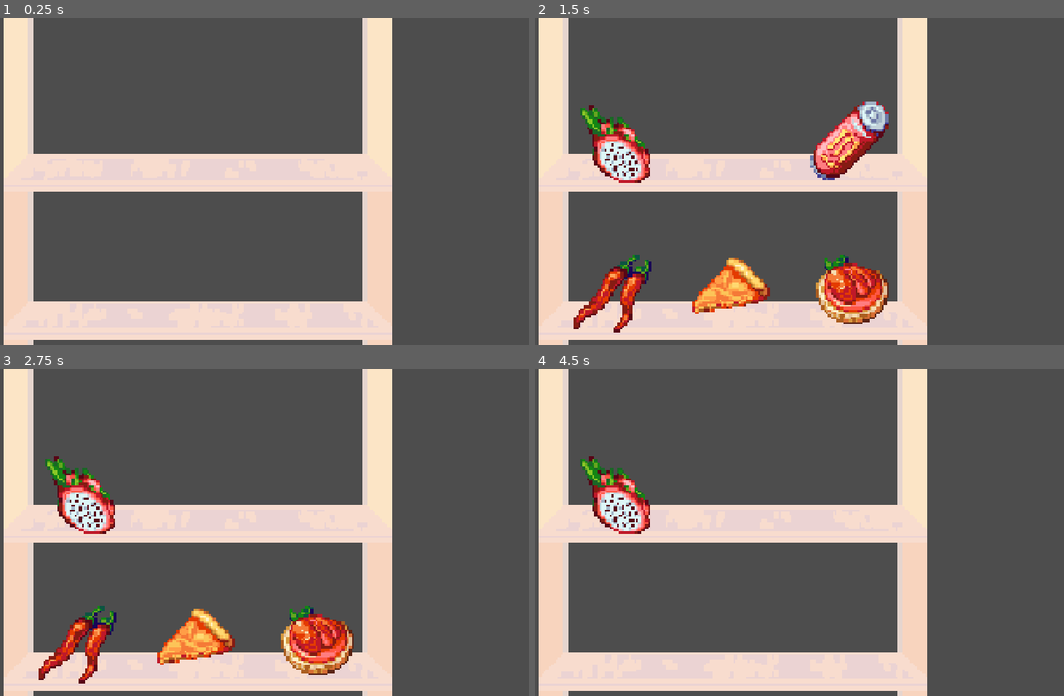
Above: before the commit, frames 1-4 (two rows, left to right).
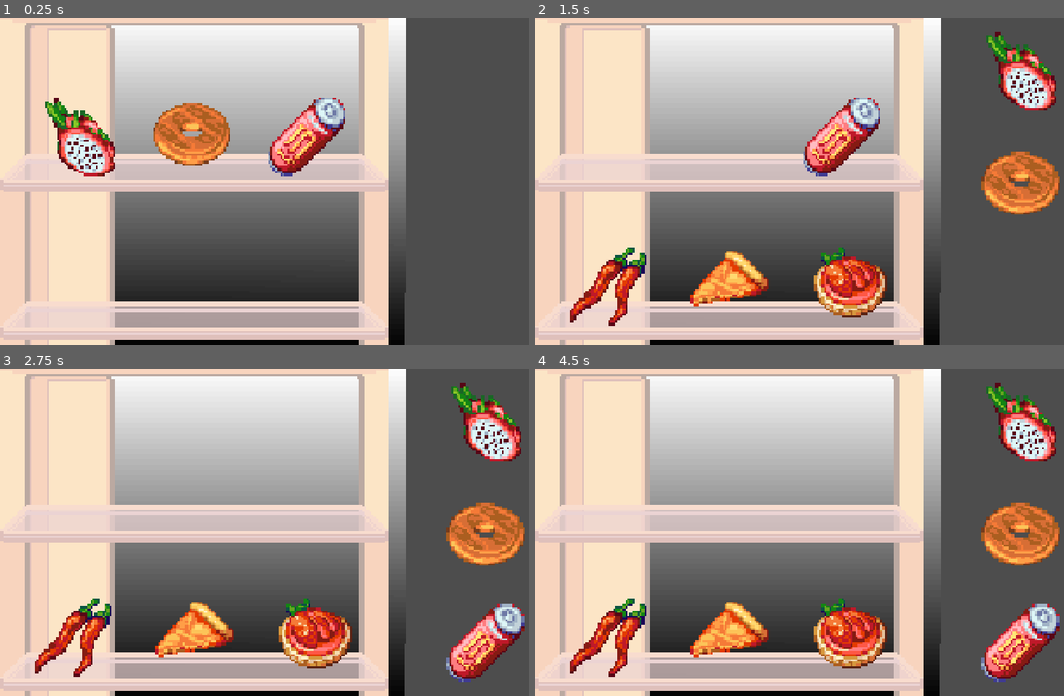
Above: after the commit, the same moments.

Repository: terebigeemu/usydjam
Game: Godot game, scene res://scenes/fridge.tscn
Two runs of this game, one before a commit and one after it. Both use one fixed random seed, a clock stepped at 60 frames per second and the inputs below. This scene is started directly instead of the project's main scene.
Inputs (mouse positions are in pixels of both pictures, inside the frame that each line leads up to):
- Up to frame 1 (0.25 s): no input
- Up to frame 2 (1.5 s): drag from (614, 142) to (852, 138) at 0.52 s; tap Enter at 1.25 s; drag from (730, 145) to (614, 289) at 1.27 s
- Up to frame 3 (2.75 s): tap Space at 2 s; move the mouse to (317, 489) at 2.02 s; click (317, 489) at 2.17 s
- Up to frame 4 (4.5 s): tap Enter at 2.75, 4.25 s; drag from (614, 640) to (730, 496) at 2.77 s; tap Space at 3.5 s; drag from (730, 640) to (852, 489) at 3.52 s; drag from (847, 640) to (852, 489) at 4.27 s

The runs differ from the first frame. In frame 1, 52% of the frame differs, in the area x 0-77%, y 0-100%; in frame 2, 57%; in frame 3, 59%; in frame 4, 60%, in the area x 0-100%, y 0-100%.

Commit message:
inventory

Diff:
--- a/scenes/fridge.tscn
+++ b/scenes/fridge.tscn
@@ -1,7 +1,8 @@
 [gd_scene format=3 uid="uid://ds3b5tal44hr8"]
 
-[ext_resource type="Texture2D" uid="uid://bl3nl31dpjd87" path="res://assets/fridge-inside.png" id="1_npr5r"]
+[ext_resource type="Texture2D" uid="uid://dyhhrqcdonllp" path="res://assets/fridge_inside.png" id="1_ipvyg"]
 [ext_resource type="Script" uid="uid://dfnvvs5s7ml48" path="res://scripts/fridge.gd" id="3_buvrw"]
+[ext_resource type="Script" uid="uid://b0xawac0vvxw5" path="res://scripts/skybox.gd" id="4_husjh"]
 [ext_resource type="Texture2D" uid="uid://ds4lqrf3qse6w" path="res://assets/fruit-art.png" id="7_nm1dx"]
 
 [sub_resource type="AtlasTexture" id="AtlasTexture_t2fjl"]
@@ -1134,16 +1135,23 @@
 
 [sub_resource type="CircleShape2D" id="CircleShape2D_buvrw"]
 
+[sub_resource type="Gradient" id="Gradient_buvrw"]
+
+[sub_resource type="GradientTexture2D" id="GradientTexture2D_u8bke"]
+gradient = SubResource("Gradient_buvrw")
+
 [node name="Fridge" type="Node2D" unique_id=672302043]
 position = Vector2(10, -1)
 script = ExtResource("3_buvrw")
 
 [node name="FridgeInside" type="Sprite2D" parent="." unique_id=62022446]
-position = Vector2(643, 541)
+z_index = -1
+position = Vector2(631, 541)
 scale = Vector2(8, 8)
-texture = ExtResource("1_npr5r")
+texture = ExtResource("1_ipvyg")
 
 [node name="Area1" type="Area2D" parent="." unique_id=2124120713]
+position = Vector2(-2, -22)
 
 [node name="Cell1" type="AnimatedSprite2D" parent="Area1" unique_id=249107901]
 position = Vector2(251.00003, 417)
@@ -1157,6 +1165,7 @@
 shape = SubResource("CircleShape2D_buvrw")
 
 [node name="Area2" type="Area2D" parent="." unique_id=698623990]
+position = Vector2(-11, -27)
 
 [node name="Cell2" type="AnimatedSprite2D" parent="Area2" unique_id=662472063]
 position = Vector2(634, 412)
@@ -1171,6 +1180,7 @@
 shape = SubResource("CircleShape2D_buvrw")
 
 [node name="Area3" type="Area2D" parent="." unique_id=43603100]
+position = Vector2(-27, -14)
 
 [node name="Cell3" type="AnimatedSprite2D" parent="Area3" unique_id=1330796320]
 position = Vector2(1028, 407)
@@ -1184,7 +1194,7 @@
 shape = SubResource("CircleShape2D_buvrw")
 
 [node name="Area4" type="Area2D" parent="." unique_id=1025747186]
-position = Vector2(-1, 0)
+position = Vector2(-16, -24)
 
 [node name="Cell4" type="AnimatedSprite2D" parent="Area4" unique_id=1068781061]
 position = Vector2(247.00002, 911)
@@ -1198,6 +1208,7 @@
 shape = SubResource("CircleShape2D_buvrw")
 
 [node name="Area5" type="Area2D" parent="." unique_id=26352538]
+position = Vector2(-5, -25)
 
 [node name="Cell5" type="AnimatedSprite2D" parent="Area5" unique_id=426618104]
 position = Vector2(637, 889)
@@ -1211,7 +1222,7 @@
 shape = SubResource("CircleShape2D_buvrw")
 
 [node name="Area6" type="Area2D" parent="." unique_id=32644874]
-position = Vector2(3, -7)
+position = Vector2(-4, -29)
 
 [node name="Cell6" type="AnimatedSprite2D" parent="Area6" unique_id=1128920026]
 position = Vector2(1035.0001, 899.00006)
@@ -1253,7 +1264,7 @@
 shape = SubResource("CircleShape2D_buvrw")
 
 [node name="Stash102" type="Area2D" parent="." unique_id=68831125]
-position = Vector2(1327, 489)
+position = Vector2(1340, 489)
 
 [node name="Cell102" type="AnimatedSprite2D" parent="Stash102" unique_id=2144828167]
 position = Vector2(251.00003, 417)
@@ -1274,13 +1285,27 @@
 text = "InitialState"
 
 [node name="Background" type="Sprite2D" parent="." unique_id=880272330]
-
-[connection signal="input_event" from="Area1" to="." method="_on_cell_input_event" binds= [NodePath("Area1/Cell1")]]
-[connection signal="input_event" from="Area2" to="." method="_on_cell_input_event" binds= [NodePath("Area2/Cell2")]]
-[connection signal="input_event" from="Area3" to="." method="_on_cell_input_event" binds= [NodePath("Area3/Cell3")]]
-[connection signal="input_event" from="Area4" to="." method="_on_cell_input_event" binds= [NodePath("Area4/Cell4")]]
-[connection signal="input_event" from="Area5" to="." method="_on_cell_input_event" binds= [NodePath("Area5/Cell5")]]
-[connection signal="input_event" from="Area6" to="." method="_on_cell_input_event" binds= [NodePath("Area6/Cell6")]]
-[connection signal="input_event" from="Stash100" to="." method="_on_cell_input_event" binds= [NodePath("Stash100/Cell100")]]
-[connection signal="input_event" from="Stash101" to="." method="_on_cell_input_event" binds= [NodePath("Stash101/Cell101")]]
-[connection signal="input_event" from="Stash102" to="." method="_on_cell_input_event" binds= [NodePath("Stash102/Cell102")]]
+position = Vector2(4, 8)
+script = ExtResource("4_husjh")
+
+[node name="Sprite2D" type="Sprite2D" parent="Background" unique_id=466734330]
+position = Vector2(16, 1)
+
+[node name="Parallax2D" type="Parallax2D" parent="Background" unique_id=1899894768]
+
+[node name="TextureRect" type="TextureRect" parent="Background" unique_id=1341369736]
+z_index = -10
+offset_left = -28.000004
+offset_top = 1087.0
+offset_right = 35.999996
+offset_bottom = 1151.0
+rotation = -1.5693567
+scale = Vector2(17.310328, 21.097878)
+texture = SubResource("GradientTexture2D_u8bke")
+
+[connection signal="input_event" from="Area1" to="." method="_on_cell_input_event" binds= [NodePath("Area1/Cell1"), 1]]
+[connection signal="input_event" from="Area2" to="." method="_on_cell_input_event" binds= [NodePath("Area2/Cell2"), 2]]
+[connection signal="input_event" from="Area3" to="." method="_on_cell_input_event" binds= [NodePath("Area3/Cell3"), 3]]
+[connection signal="input_event" from="Area4" to="." method="_on_cell_input_event" binds= [NodePath("Area4/Cell4"), 4]]
+[connection signal="input_event" from="Area5" to="." method="_on_cell_input_event" binds= [NodePath("Area5/Cell5"), 5]]
+[connection signal="input_event" from="Area6" to="." method="_on_cell_input_event" binds= [NodePath("Area6/Cell6"), 6]]
--- a/scripts/fridge.gd
+++ b/scripts/fridge.gd
@@ -19,19 +19,25 @@
 var enable_stash_edits = false
 
 # item values (should be equal to frame ids)
+# should initially be empty
 
 const item_empty: int = 157
 
-var item1: int
-var item2: int
-var item3: int
-var item4: int
-var item5: int
-var item6: int
+var item1: int = item_empty
+var item2: int = item_empty
+var item3: int = item_empty
+var item4: int = item_empty
+var item5: int = item_empty
+var item6: int = item_empty
 
-var item100: int
-var item101: int
-var item102: int
+var item100: int = item_empty
+var item101: int = item_empty
+var item102: int = item_empty
+
+# _array		= contains the NodePath
+# _item_array	= contains the item ID (usually congruent with the spritesheet frame ID)
+# cell_array and cell_item_array should generally never diverge except for
+# momentary instances where the frames of a sprite might need to change
 
 @onready var cell_array = [cell1, cell2, cell3, cell4, cell5, cell6]
 @onready var cell_item_array = [item1, item2, item3, item4, item5, item6]
@@ -41,37 +47,42 @@
 
 # Called when the node enters the scene tree for the first time.
 func _ready() -> void:
-
 	# call cutscene? can be done in a diff script
 
 	door_status.text = "init"
+
+	# INIT
 
 	# randomly generate cells 1-6
 
 	# background should be person putting in food
 
-	# cell_array and cell_item_array should generally never diverge except for
-	# momentary instances where the frames of a sprite might need to change
 
-	var n_stash: int = -1
-	var n_cell: int = -1
+	var n_stash: int = 0
+	var n_cell: int = 0
 
 	for i in stash_array:
+		i.frame = stash_item_array[n_stash]
 		n_stash += 1
-		i.frame = stash_item_array[n_stash]
-		i.visible = false
 
 	for i in cell_array:
 		i.visible = false
 
-	await get_tree().create_timer(0.5).timeout
+	#await get_tree().create_timer(0.5).timeout
 
 	for i in cell_array:
-		n_cell += 1
 		await get_tree().create_timer(0.05).timeout
 		cell_item_array[n_cell] = rng.randi_range(0, 45)
 		i.frame = cell_item_array[n_cell]
 		i.visible = true
+		n_cell += 1
+
+
+	print("Cell array: " + str(cell_array))
+	print("Cell item array: " + str(cell_item_array))
+	print("Stash array: " + str(stash_array))
+	print("Stash item array: " + str(stash_item_array))
+
 
 	door_status.text = "rng complete"
 
@@ -92,36 +103,59 @@
 
 	# todo: detect hoverover
 
-func stash_fill(item_no):
+func stash_fill(cell_id, item_no, inventory_index):
 
-	var j: int = 0
-	var is_filled: bool = false
-
-	for i in stash_item_array:
-		j += 1
-		# if a slot has already been filled, break the return function
-		if is_filled == true:
-			break
-		# if a slot is available and can be filled, fill it
-		if i == item_empty and is_filled != true:
-			stash_item_array[i] = item_no
-			cell_item_array[i].frame = stash_item_array[i]
-			is_filled = true
-
-	is_filled = false # reset filled variable and end the function
-
-func stash_edit(cell_id, viewport: Node, event: InputEvent, shape_idx: int) -> void:
 	var cell_selected: AnimatedSprite2D = get_node(cell_id)
 
+	print("calling stash_fill with param " + str(cell_id) + " and " + str(item_no))
+
+	var is_filled: bool = false
+	var n_count: int = 0
+
+	if stash_item_array.has(item_empty) == false:
+		print("your stash is full")
+	else:
+		for i in stash_item_array: # i = returns id in stash_item_array
+
+			var stash_selected: AnimatedSprite2D = stash_array[n_count]
+
+			if is_filled == true:
+				# if a slot has already been filled during this function execution, break the return function
+				print("Filled - break loop")
+				break
+			elif i == item_empty and is_filled != true:
+				# if a slot is empty, use that slot
+				stash_item_array[n_count] = item_no
+				stash_selected.frame = item_no
+				cell_item_array[inventory_index] = item_empty
+				cell_selected.frame = item_empty
+				print("updated stash_selected.frame = " + str(item_no) + " for " + str(stash_selected))
+				is_filled = true
+
+			n_count += 1
+
+		is_filled = false # reset filled variable and end the function
+
+func stash_edit(cell_id, inventory_index, viewport: Node, event: InputEvent, shape_idx: int) -> void:
+	var cell_selected: AnimatedSprite2D = get_node(cell_id)
+	var item_id: int
+
 	print("clicked " + str(cell_id))
-	stash_fill(cell_item_array[cell_array.find(cell_id)])
-	cell_selected.frame = item_empty
+
+	# sorry i forgot about zero indexing and its cooked now
+
+	if inventory_index < 99: # normal cell
+		inventory_index -= 1
+		item_id = cell_item_array[inventory_index]
+
+	stash_fill(cell_id, item_id, inventory_index)
 
 	# extra_arg_0 = cell_id
-func _on_cell_input_event(viewport: Node, event: InputEvent, shape_idx: int, extra_arg_0: NodePath) -> void:
+	# extra_arg_1 = index in array + 1 for normal cells, index in array + 100 for stash
+func _on_cell_input_event(viewport: Node, event: InputEvent, shape_idx: int, extra_arg_0: NodePath, extra_arg_1: int) -> void:
 	if event is InputEventMouseButton and event.pressed:
 		if event.button_index == MOUSE_BUTTON_LEFT and enable_stash_edits == true:
-			stash_edit(extra_arg_0, viewport, event, shape_idx)
+			stash_edit(extra_arg_0, extra_arg_1, viewport, event, shape_idx)
 
 # Called every frame. 'delta' is the elapsed time since the previous frame.
 func _process(delta: float) -> void:
--- /dev/null
+++ b/scripts/skybox.gd
@@ -0,0 +1,11 @@
+extends Sprite2D
+
+
+# Called when the node enters the scene tree for the first time.
+func _ready() -> void:
+	pass # Replace with function body.
+
+
+# Called every frame. 'delta' is the elapsed time since the previous frame.
+func _process(delta: float) -> void:
+	pass
Binary file removed: assets/Warrior_Idle.png
Not shown, removed: assets/Warrior_Idle.png.import
Binary file removed: assets/beanbun1.png
Not shown, removed: assets/beanbun1.png.import
Binary file removed: assets/cabbagebun1.png
Not shown, removed: assets/cabbagebun1.png.import
Not shown, removed: assets/coffee1.png.import
Not shown, removed: assets/desktop.ini
Binary file removed: assets/donut1.png
Not shown, removed: assets/donut1.png.import
Not shown, removed: assets/eggsbenedict1.png.import
Binary file removed: assets/fridge-inside.png
(and 32 more such lines)
